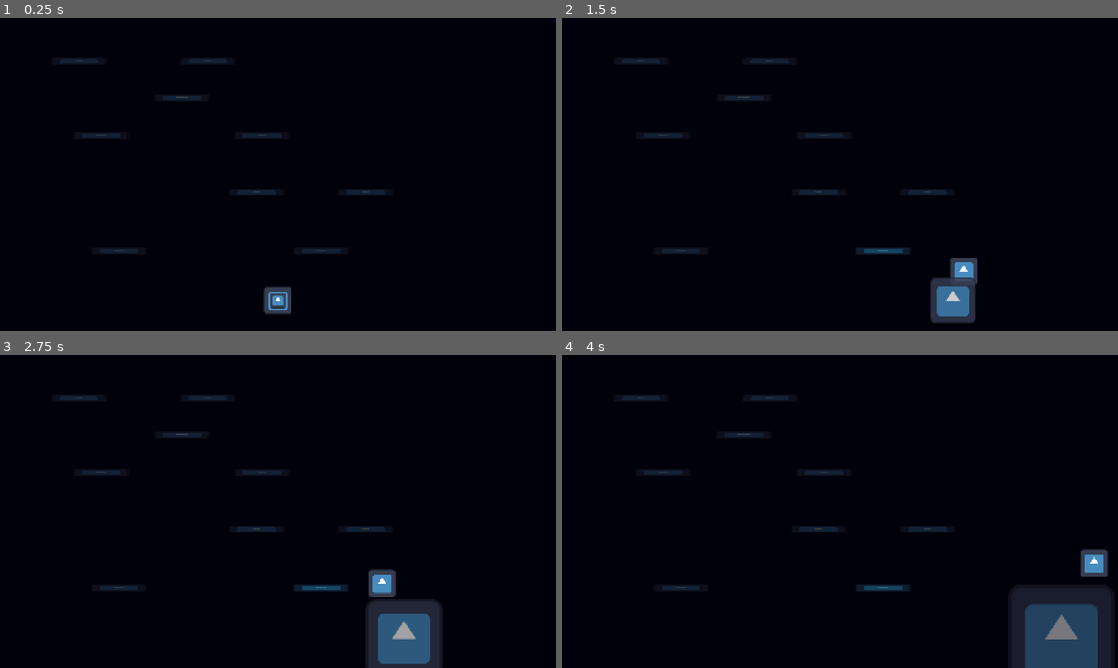
Above: before the commit, frames 1-4 (two rows, left to right).
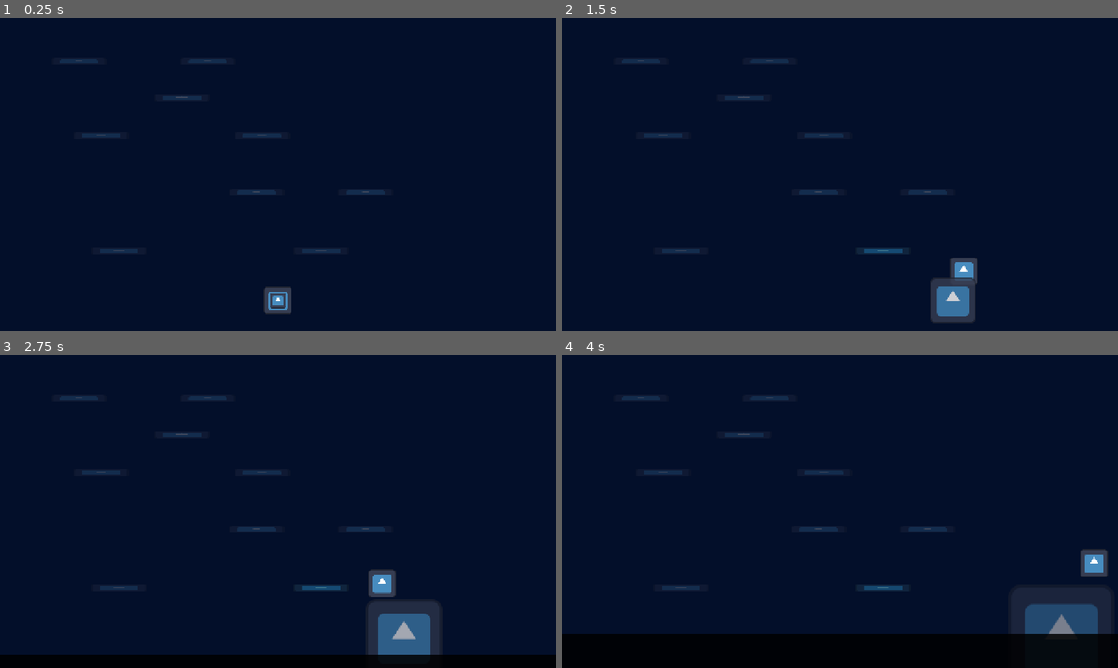
Above: after the commit, the same moments.

Repository: NikhilKshub/cave-game
Game: Godot game, scene res://scenes/game.tscn
The game is run twice, just before and just after one commit, with the same random seed, the same clock (stepped at 60 frames per second) and the same inputs. The engine's default icon, where the game draws it, is replaced by a stand-in: a white triangle on a blue panel in a dark square.
Inputs:
- Up to frame 1 (0.25 s): no input
- Up to frame 2 (1.5 s): hold Right (move_right) from 0.53 s (still down)
- Up to frame 3 (2.75 s): release Right (move_right) at 2.03 s; hold Left (move_left) from 2.03 s (still down)
- Up to frame 4 (4 s): release Left (move_left) at 2.78 s; hold Right (move_right) from 2.78 s (still down)

The runs differ from the first frame. In frame 1, 98% of the frame differs, in the area x 0-100%, y 0-100%; in frame 2, 97%; in frame 3, 92%; in frame 4, 86%.

Commit message:
monster , audio , music

Diff:
--- a/default_bus_layout.tres
+++ b/default_bus_layout.tres
@@ -10,7 +10,13 @@
 bus/1/solo = false
 bus/1/mute = false
 bus/1/bypass_fx = false
-bus/1/volume_db = -5.2715483
+bus/1/volume_db = -6.7832394
 bus/1/send = &"Master"
 bus/1/effect/0/effect = SubResource("AudioEffectReverb_j3pel")
 bus/1/effect/0/enabled = true
+bus/2/name = &"music"
+bus/2/solo = false
+bus/2/mute = false
+bus/2/bypass_fx = false
+bus/2/volume_db = 0.0
+bus/2/send = &"Master"
--- a/project.godot
+++ b/project.godot
@@ -14,6 +14,10 @@
 run/main_scene="uid://c64mbwo3p84xt"
 config/features=PackedStringArray("4.7", "Forward Plus")
 config/icon="res://icon.svg"
+
+[audio]
+
+buses/default_bus_layout="uid://00rvlk45x8or"
 
 [display]
 
@@ -49,4 +53,4 @@
 
 rendering_device/driver.windows="d3d12"
 renderer/rendering_method="gl_compatibility"
-environment/defaults/default_clear_color=Color(0.005495388, 0.0026290107, 0.042880528, 1)
+environment/defaults/default_clear_color=Color(0.012788187, 0.057583466, 0.16304404, 1)
--- a/scenes/game.tscn
+++ b/scenes/game.tscn
@@ -4,6 +4,9 @@
 [ext_resource type="PackedScene" uid="uid://c8mydu7jhxmx4" path="res://scenes/player.tscn" id="1_uwrxv"]
 [ext_resource type="Script" uid="uid://b3w7b7wstijq2" path="res://scripts/camera.gd" id="3_lnu2h"]
 [ext_resource type="AudioStream" uid="uid://dxo8f01obtdnw" path="res://assets/sound/note.wav" id="4_lbhrr"]
+[ext_resource type="PackedScene" uid="uid://baqjy0l6pk7xp" path="res://scenes/monster.tscn" id="5_iywne"]
+[ext_resource type="AudioStream" uid="uid://bt2per2hf8ua0" path="res://assets/sound/music_hum.wav" id="6_u5sy4"]
+[ext_resource type="AudioStream" uid="uid://i2y82usj54lk" path="res://assets/sound/music_pad.wav" id="7_gee14"]
 
 [sub_resource type="RectangleShape2D" id="RectangleShape2D_srsb4"]
 size = Vector2(1280, 40)
@@ -30,3 +33,17 @@
 volume_db = -6.0
 max_polyphony = 4
 bus = &"notes"
+
+[node name="monster" parent="." unique_id=347382647 instance=ExtResource("5_iywne")]
+position = Vector2(0, 800)
+
+[node name="hum_player" type="AudioStreamPlayer" parent="." unique_id=71704533]
+stream = ExtResource("6_u5sy4")
+volume_db = 15.0
+autoplay = true
+bus = &"music"
+
+[node name="pad_player" type="AudioStreamPlayer" parent="." unique_id=863016480]
+stream = ExtResource("7_gee14")
+autoplay = true
+bus = &"music"
--- a/scenes/monster.tscn
+++ b/scenes/monster.tscn
@@ -1,10 +1,13 @@
 [gd_scene format=3 uid="uid://baqjy0l6pk7xp"]
+
+[ext_resource type="Script" uid="uid://68nv4gugyvqu" path="res://scripts/monster.gd" id="1_uwnm8"]
 
 [sub_resource type="RectangleShape2D" id="RectangleShape2D_srsb4"]
 size = Vector2(1280, 900)
 
 [node name="monster" type="Area2D" unique_id=347382647]
 z_index = 10
+script = ExtResource("1_uwnm8")
 
 [node name="body" type="ColorRect" parent="." unique_id=2122929014]
 offset_right = 1280.0
@@ -14,3 +17,5 @@
 [node name="CollisionShape2D" type="CollisionShape2D" parent="." unique_id=291046283]
 position = Vector2(640, 450)
 shape = SubResource("RectangleShape2D_srsb4")
+
+[connection signal="body_entered" from="." to="." method="_on_body_entered"]
--- /dev/null
+++ b/scripts/monster.gd
@@ -0,0 +1,10 @@
+extends Area2D
+
+var speed = 40
+func _physics_process(delta: float) -> void:
+	position.y -= speed * delta
+
+
+func _on_body_entered(body: Node2D) -> void:
+	if body.is_in_group("player"):
+		print("caught")
Not shown, added: assets/sound/music_hum.wav.import
Not shown, added: assets/sound/music_pad.wav.import
Not shown, added: scripts/monster.gd.uid
Not shown, added: assets/sound/music_hum.wav
Not shown, added: assets/sound/music_pad.wav
